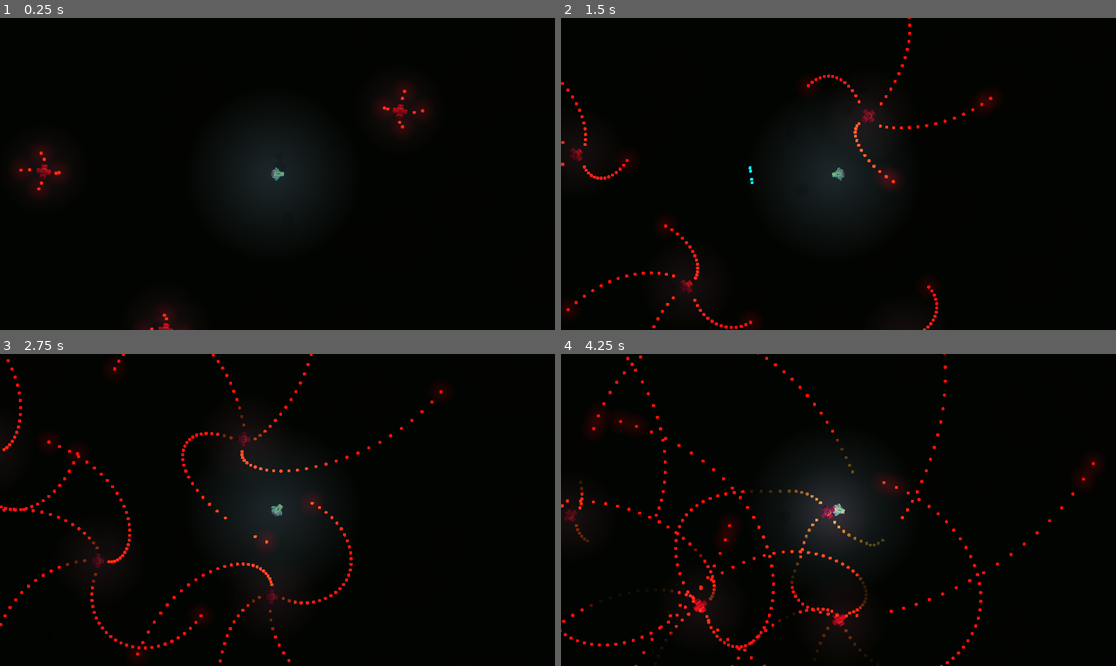
Above: before the commit, frames 1-4 (two rows, left to right).
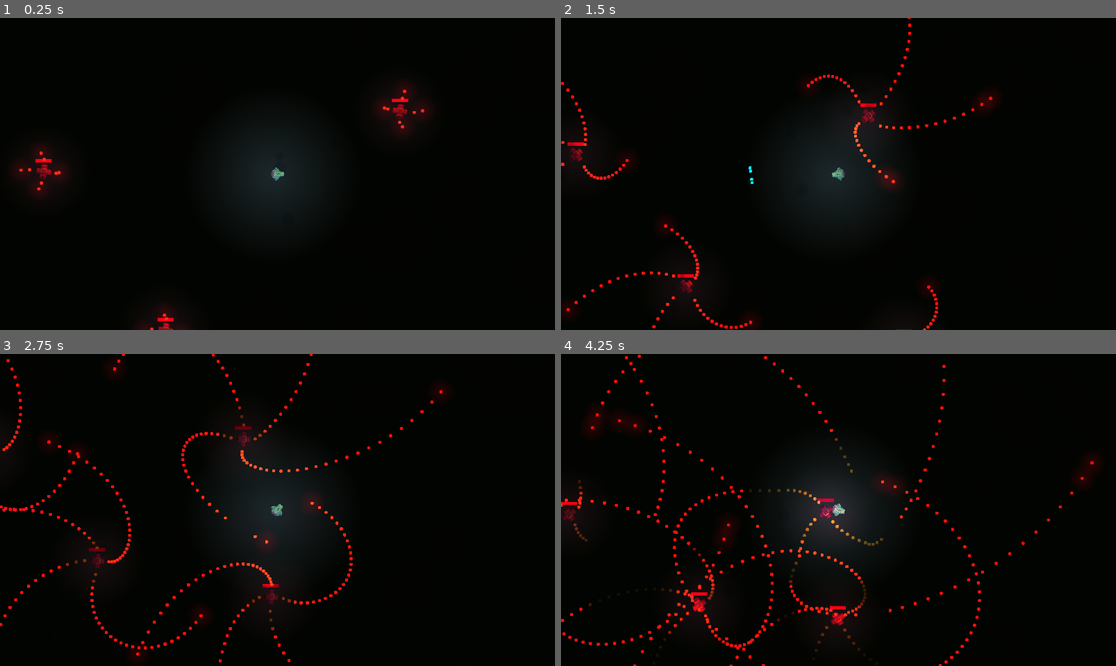
Above: after the commit, the same moments.

Repository: thggs/PeriodicStruggle
Game: Godot game, scene res://scenes/main.tscn
Two runs of this game, one before a commit and one after it. Both use one fixed random seed, a clock stepped at 60 frames per second and the inputs below.
Inputs (mouse positions are in pixels of both pictures, inside the frame that each line leads up to):
- Up to frame 1 (0.25 s): no input
- Up to frame 2 (1.5 s): move the mouse to (960, 158) at 0.52 s; hold D (move_right) 0.53-1.28 s; tap Space (shoot) at 0.6, 1.35 s; move the mouse to (727, 189) at 1.27 s; hold Down (move_down) from 1.28 s (still down)
- Up to frame 3 (2.75 s): move the mouse to (333, 441) at 2.02 s; release Down (move_down) at 2.03 s; hold D (move_right) from 2.03 s (still down); tap Space (shoot) at 2.1 s
- Up to frame 4 (4.25 s): move the mouse to (810, 572) at 2.77 s; release D (move_right) at 2.78 s; hold W (move_up) 2.78-3.53 s; tap Space (shoot) at 2.85, 3.6 s; move the mouse to (1005, 556) at 3.52 s; hold Left (move_left) from 3.53 s (still down)

The runs differ from the first frame. In frame 1, 0.1% of the frame differs, in the area x 6-74%, y 25-98%; in frame 2, 0.1%; in frame 3, less than 0.1%; in frame 4, 2.8%, in the area x 0-97%, y 0-100%.

Commit message:
Update Healthbar

Diff:
--- a/scenes/enemycross.tscn
+++ b/scenes/enemycross.tscn
@@ -7,7 +7,6 @@
 [ext_resource type="Script" path="res://scripts/gunHolder.gd" id="4_3c1mk"]
 [ext_resource type="PackedScene" uid="uid://bmcjac3l24vwc" path="res://scenes/prefabs/gun.tscn" id="4_hhpuw"]
 [ext_resource type="PackedScene" uid="uid://ymmqbd20y7pd" path="res://scenes/prefabs/baddyBulletDefault.tscn" id="5_b15a1"]
-[ext_resource type="PackedScene" uid="uid://cr0cua4fem14p" path="res://scenes/prefabs/health_bar.tscn" id="8_cdcuc"]
 
 [sub_resource type="Gradient" id="Gradient_735qv"]
 colors = PackedColorArray(0.960784, 0.0431373, 0.00784314, 1, 0.960784, 0.607843, 0.00784314, 1)
@@ -30,6 +29,7 @@
 shader_parameter/color = Vector3(1, 1, 1)
 
 [sub_resource type="CircleShape2D" id="CircleShape2D_dji21"]
+radius = 12.0
 
 [sub_resource type="Animation" id="Animation_p1ttq"]
 length = 0.001
@@ -61,12 +61,36 @@
 "update": 0,
 "values": [0.0, 1.0, 0.0]
 }
+tracks/1/type = "value"
+tracks/1/imported = false
+tracks/1/enabled = true
+tracks/1/path = NodePath("Healthbar/Bar:position")
+tracks/1/interp = 1
+tracks/1/loop_wrap = true
+tracks/1/keys = {
+"times": PackedFloat32Array(0, 0.1, 0.2, 0.3),
+"transitions": PackedFloat32Array(1, 1, 1, 1),
+"update": 0,
+"values": [Vector2(-14, -22), Vector2(-14, -20), Vector2(-14, -24), Vector2(-14, -22)]
+}
 
 [sub_resource type="AnimationLibrary" id="AnimationLibrary_8bsj4"]
 _data = {
 "RESET": SubResource("Animation_p1ttq"),
 "hit": SubResource("Animation_sep0p")
 }
+
+[sub_resource type="StyleBoxFlat" id="StyleBoxFlat_jcbx1"]
+bg_color = Color(1, 1, 1, 1)
+
+[sub_resource type="StyleBoxFlat" id="StyleBoxFlat_5me65"]
+bg_color = Color(0.805796, 0, 0.295002, 1)
+
+[sub_resource type="Theme" id="Theme_fq8r7"]
+ProgressBar/colors/font_outline_color = Color(0, 0, 0, 1)
+ProgressBar/constants/outline_size = 3
+ProgressBar/styles/background = SubResource("StyleBoxFlat_jcbx1")
+ProgressBar/styles/fill = SubResource("StyleBoxFlat_5me65")
 
 [node name="Enemy" type="CharacterBody2D"]
 script = ExtResource("1_y20n6")
@@ -92,7 +116,6 @@
 shape = SubResource("CircleShape2D_dji21")
 
 [node name="PointLight2D" type="PointLight2D" parent="."]
-position = Vector2(-1, -4)
 scale = Vector2(4.60379, 4.60379)
 color = Color(1, 0.380392, 0.439216, 1)
 energy = 0.56
@@ -126,5 +149,25 @@
 "": SubResource("AnimationLibrary_8bsj4")
 }
 
-[node name="HealthBar" parent="." instance=ExtResource("8_cdcuc")]
-position = Vector2(1, 0)
+[node name="Healthbar" type="Node2D" parent="."]
+
+[node name="Bar" type="ProgressBar" parent="Healthbar"]
+layout_direction = 1
+anchors_preset = 8
+anchor_left = 0.5
+anchor_top = 0.5
+anchor_right = 0.5
+anchor_bottom = 0.5
+offset_left = -14.0
+offset_top = -22.0
+offset_right = 96.0
+offset_bottom = 1.0
+grow_horizontal = 2
+grow_vertical = 2
+scale = Vector2(0.255, 0.255)
+size_flags_horizontal = 4
+size_flags_vertical = 1
+theme = SubResource("Theme_fq8r7")
+value = 50.0
+show_percentage = false
+metadata/_edit_use_anchors_ = true
--- a/scenes/prefabs/health_bar.tscn
+++ b/scenes/prefabs/health_bar.tscn
@@ -57,21 +57,26 @@
 }
 
 [node name="HealthBar" type="Node2D"]
+position = Vector2(0, -0.5)
 script = ExtResource("1_d8f71")
 
 [node name="Sprite2D2" type="Sprite2D" parent="."]
-self_modulate = Color(1, 1, 1, 0)
-position = Vector2(-0.470181, -17.9683)
+self_modulate = Color(1, 1, 1, 0.833333)
+position = Vector2(4, -0.5)
 rotation = 1.5708
-scale = Vector2(0.448785, 2.5331)
+scale = Vector2(0.4, 2.25)
 texture = ExtResource("1_1b1ch")
 
 [node name="ProgressBar" type="ProgressBar" parent="."]
-self_modulate = Color(1, 1, 1, 0)
-offset_left = -14.0
-offset_top = -16.0
-offset_right = -10.0
-offset_bottom = 11.0
+self_modulate = Color(1, 1, 1, 0.833333)
+anchors_preset = 5
+anchor_left = 0.5
+anchor_right = 0.5
+offset_left = -8.0
+offset_top = -4.5
+offset_right = -4.0
+offset_bottom = 19.5
+grow_horizontal = 2
 rotation = -1.5708
 size_flags_vertical = 1
 size_flags_stretch_ratio = 0.0
@@ -79,9 +84,7 @@
 theme_override_styles/fill = SubResource("StyleBoxTexture_r3vcx")
 max_value = 5.0
 value = 3.0
-fill_mode = 2
 show_percentage = false
-metadata/_edit_use_anchors_ = true
 
 [node name="AnimationPlayer" type="AnimationPlayer" parent="."]
 libraries = {
--- a/scripts/enemy.gd
+++ b/scripts/enemy.gd
@@ -9,7 +9,6 @@
 @export var attack_speed : float
 @export var hp : int = 5
 @onready var currentHp : int = hp
-@onready var healthBar = $HealthBar
 var is_dead = false
 var target_pos
 var in_range
@@ -24,8 +23,9 @@
 	self.add_child(timer)
 	timer.set_autostart(true)
 	timer.set_paused(false)
-	healthBar.bar.value = hp
 	timer.start()
+	$Healthbar/Bar.value = hp
+	$Healthbar/Bar.max_value = hp
 
 func _physics_process(delta):
 
@@ -36,6 +36,7 @@
 		return
 
 	rotate(0.01)
+	$Healthbar.rotate(-0.01)
 
 	if !is_dead:
 		if player != null:
@@ -68,7 +69,7 @@
 
 	var hit_dir = (position - hit.position).normalized()
 
-	healthBar.change_value(currentHp)
+	$Healthbar/Bar.value = currentHp
 
 	$AnimationPlayer.play("hit")
 	knockback(hit_dir)
@@ -79,8 +80,8 @@
 		$PointLight2D.visible = false
 		$Sprite2D.visible = false
 		$Sprite2D.set_process(false)
+		$Healthbar.visible = false
 		is_dead = true
-		healthBar.visible = false
 
 func knockback(dir : Vector2):
 	push_force = -(dir) * 100
Not shown: 1 places in scenes/enemycross.tscn that only renumber resources
